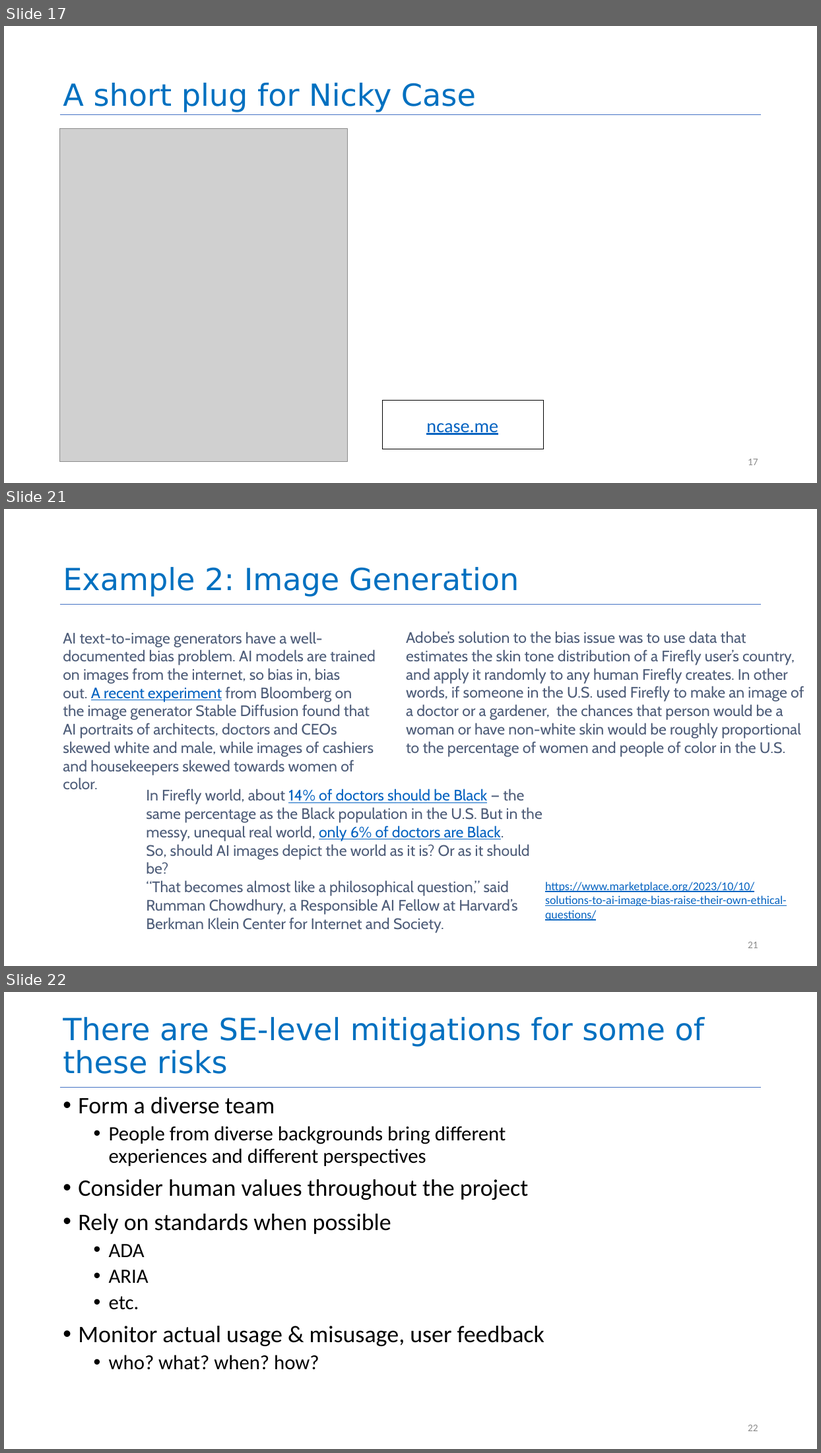
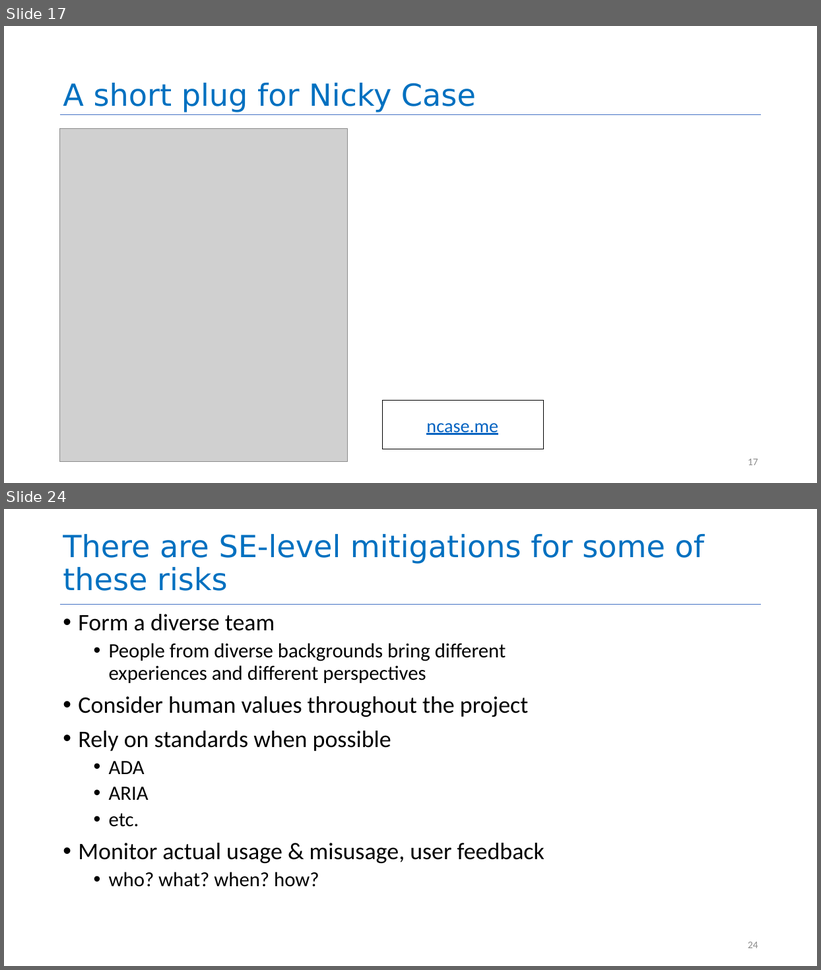
Before and after one commit to neu-se/CS4530-Fall-2025, a slide deck: Slides/Module 16A Engineering Ethical Software.pptx. Shown one above the other, each under a label of ours: slides 17, 21 and 22 before the commit, slides 17 and 24 after it; the slides between them are not shown. The pictures are 821x1453 and 821x970 pixels, drawn with LibreOffice and Linux fonts; fonts in the diff are those of the drawing; grey boxes stand for pictures. Boxes give left, top, right and bottom in pixels: in the first picture for what was removed or moved away, otherwise in the second. Text is boxed around its words. In the diff, an @@ line names an element or a change of style, - is before the commit and + after.

```diff
--- a/Slides/Module 16A Engineering Ethical Software.pptx
+++ b/Slides/Module 16A Engineering Ethical Software.pptx
@@ slide 21 removed at (4, 509, 817, 966), background #FFFFFF; not listed: 1 template element that a slide beside it also shows @@
@@ title removed at (63, 567, 519, 597) @@
-Example 2: Image Generation
@@ text removed at (63, 632, 376, 789) @@
-AI text-to-image generators have a well-documented bias problem. AI models are trained on images from the internet, so bias in, bias out. A recent experiment from Bloomberg on the image generator Stable Diffusion found that AI portraits of architects, doctors and CEOs skewed white and male, while images of cashiers and housekeepers skewed towards women of color.
@@ text removed at (406, 631, 804, 757) @@
-Adobe’s solution to the bias issue was to use data that estimates the skin tone distribution of a Firefly user’s country, and apply it randomly to any human Firefly creates. In other words, if someone in the U.S. used Firefly to make an image of a doctor or a gardener, the chances that person would be a woman or have non-white skin would be roughly proportional to the percentage of women and people of color in the U.S.
@@ text removed at (146, 789, 543, 915) @@
-In Firefly world, about 14% of doctors should be Black — the same percentage as the Black population in the U.S. But in the messy, unequal real world, only 6% of doctors are Black.
-So, should AI images depict the world as it is? Or as it should be?
-“That becomes almost like a philosophical question,” said Rumman Chowdhury, a Responsible AI Fellow at Harvard’s Berkman Klein Center for Internet and Society.
@@ text removed at (545, 882, 787, 921) @@
-https://www.marketplace.org/2023/10/10/solutions-to-ai-image-bias-raise-their-own-ethical-questions/
@@ page number removed at (748, 942, 758, 949) @@
-21
@@ what was slide 22 is now slide 24 @@
@@ page number at (748, 942, 758, 949): text changed @@
-22
+24
```
Also in this commit, not shown: 2 slides changed, 7 slides added, 9 other slides removed, 1 other file.
